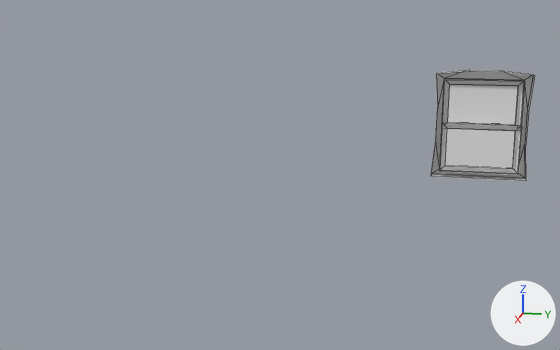
What one commit did to the FBX model Assets/Idividual Levels/Brianne/Models/window_Adjustable.FBX.
The view is the same before and after, from a camera (50 mm lens) standing at (6.58, 3.38, 2.29) and looking at (-0.09, 2.04, 0.63). The axes (+X, +Y, +Z) are drawn at lower right. The lights are the same throughout. Mesh edges are drawn as thin lines. Where no turn or scale is listed for an object, it has been applied to the vertices.

Before the edit, the objects in view are built like this:
```python
me_mesh = bpy.data.meshes.new('Mesh')
me_mesh.from_pydata(...)  # 16 vertices, 13 faces; spans x -5.0..7.0, y -50.0..106.0, z 77.0..447.0
me_mesh_001 = bpy.data.meshes.new('Mesh.001')
me_mesh_001.from_pydata(...)  # 16 vertices, 13 faces; spans x -5.0..7.0, y -50.0..106.0, z 77.0..447.0
me_mesh_002 = bpy.data.meshes.new('Mesh.002')
me_mesh_002.from_pydata(...)  # 28 vertices, 24 faces; spans x -0.073..0.024, y -0.276..0.51, z 0.041..0.947
ob_window3 = bpy.data.objects.new('window3', me_mesh)
ob_window3.location = (-0.095, 3.654, 1.024)
ob_window3.scale = (0.00346, 0.00417, 0.00112)
ob_window3_001 = bpy.data.objects.new('window3.001', me_mesh_001)
ob_window3_001.location = (-0.0555, 3.654, 0.656)
ob_window3_001.scale = (0.00346, 0.00417, 0.00112)
ob_window3_002 = bpy.data.objects.new('window3.002', me_mesh_002)
ob_window3_002.location = (-0.056, 3.654, 0.653)
```
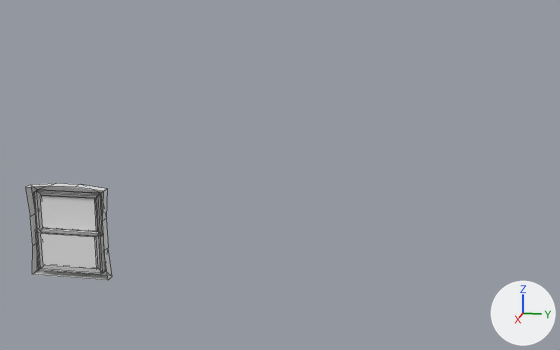
Boxes (x1, y1, x2, y2) around the edits, measured in the pictures (560 x 350 px; the box of a moved part takes in the faces that stretch with it):
'window3.001', moved, rescaled, reshaped (17% narrower, 9% shorter)
    before: (440, 123, 522, 175)
    after: (35, 228, 103, 275)
'window3', reshaped, moved, rescaled
    before: (442, 80, 524, 125)
    after: (26, 183, 112, 280)
'window3.002', deleted
    before: (431, 70, 535, 181)
'window3_glass', added
    after: (35, 192, 102, 236)
part 2 of me_mesh_001, moved or reshaped
    before: (440, 123, 522, 175)
    after: (35, 192, 102, 236)

What changed in the scene script:
```text
Change me_mesh:
    used by ob_window3; location = (-0.095, 3.654, 1.024); scale = (0.00346, 0.00417, 0.00112)
    remove me_mesh.from_pydata(...)  # 16 vertices, 13 faces; spans x -5.0..7.0, y -50.0..106.0, z 77.0..447.0
    add me_mesh.from_pydata(...)  # 28 vertices, 24 faces; spans x -14.0..14.0, y -84.0..84.0, z -406.0..406.0
    me_mesh part 1: the whole mesh is rebuilt
Change me_mesh_001:
    where me_mesh_001.from_pydata(...)  # 16 vertices, 13 faces; spans x -5.0..7.0, y -50.0..106.0, z 77.0..447.0
    used by ob_window3_001; location = (-0.0555, 3.654, 0.656); scale = (0.00346, 0.00417, 0.00112)
    me_mesh_001 part 2: the whole mesh is scaled about the mesh origin by (0.00346, 0.00417, 0.00112)
Add me_mesh_002_1:
    me_mesh_002_1.from_pydata([(3.0, 95.0, 117.0), (3.0, 95.0, 407.0), (3.0, -39.0, 117.0), (3.0, -39.0, 407.0), (-5.0, 95.0, 117.0), (-5.0, 95.0, 407.0), (-5.0, -39.0, 117.0), (-5.0, -39.0, 407.0), (-5.0, 106.0, 77.0), (-5.0, 106.0, 447.0), (-5.0, -50.0, 77.0), (-5.0, -50.0, 447.0), (7.0, 106.0, 77.0), (7.0, 106.0, 447.0), (7.0, -50.0, 77.0), (7.0, -50.0, 447.0)], [], [(1, 0, 2, 3), (0, 1, 5, 4), (2, 0, 4, 6), (1, 3, 7, 5), (3, 2, 6, 7), (4, 5, 9, 8), (6, 4, 8, 10), (5, 7, 11, 9), (7, 6, 10, 11), (8, 9, 13, 12), (10, 8, 12, 14), (9, 11, 15, 13), (11, 10, 14, 15)])
Change ob_window3:
    ob_window3.location: (-0.095, 3.654, 1.024) -> (0.0, 0.0, 0.0)
    ob_window3.scale: (0.00346, 0.00417, 0.00112) -> (0.00346, 0.00467, 0.00112)
Remove ob_window3_002:
    ob_window3_002 = bpy.data.objects.new('window3.002', me_mesh_002)
    ob_window3_002.location = (-0.056, 3.654, 0.653)
Change ob_window3_001:
    ob_window3_001: bpy.data.objects.new('window3.001', me_mesh_001) -> bpy.data.objects.new('window3.001', me_mesh_002_1)
    add ob_window3_001.parent = ob_window3
    ob_window3_001.location: (-0.0555, 3.654, 0.656) -> (7.133, -24.98, -438.8)
    ob_window3_001.scale: (0.00346, 0.00417, 0.00112) -> (1.0, 0.892, 1.0)
Add ob_window3_glass:
    ob_window3_glass = bpy.data.objects.new('window3_glass', me_mesh_001)
    ob_window3_glass.location = (-0.015, -0.117, -0.123)
```
